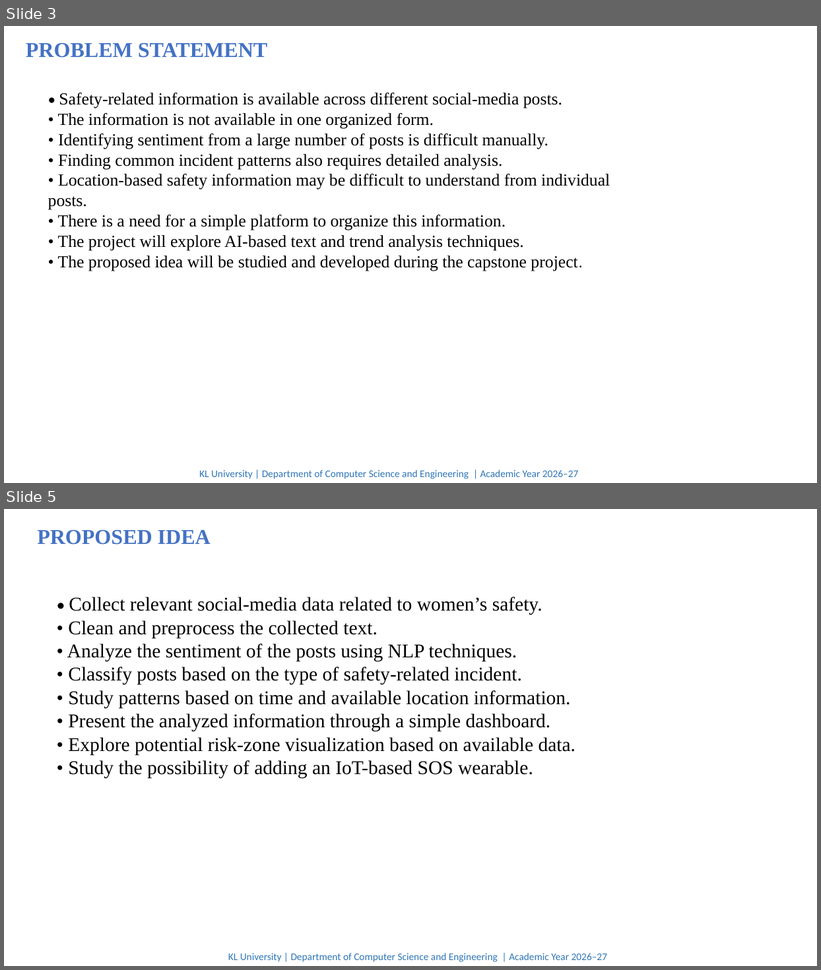
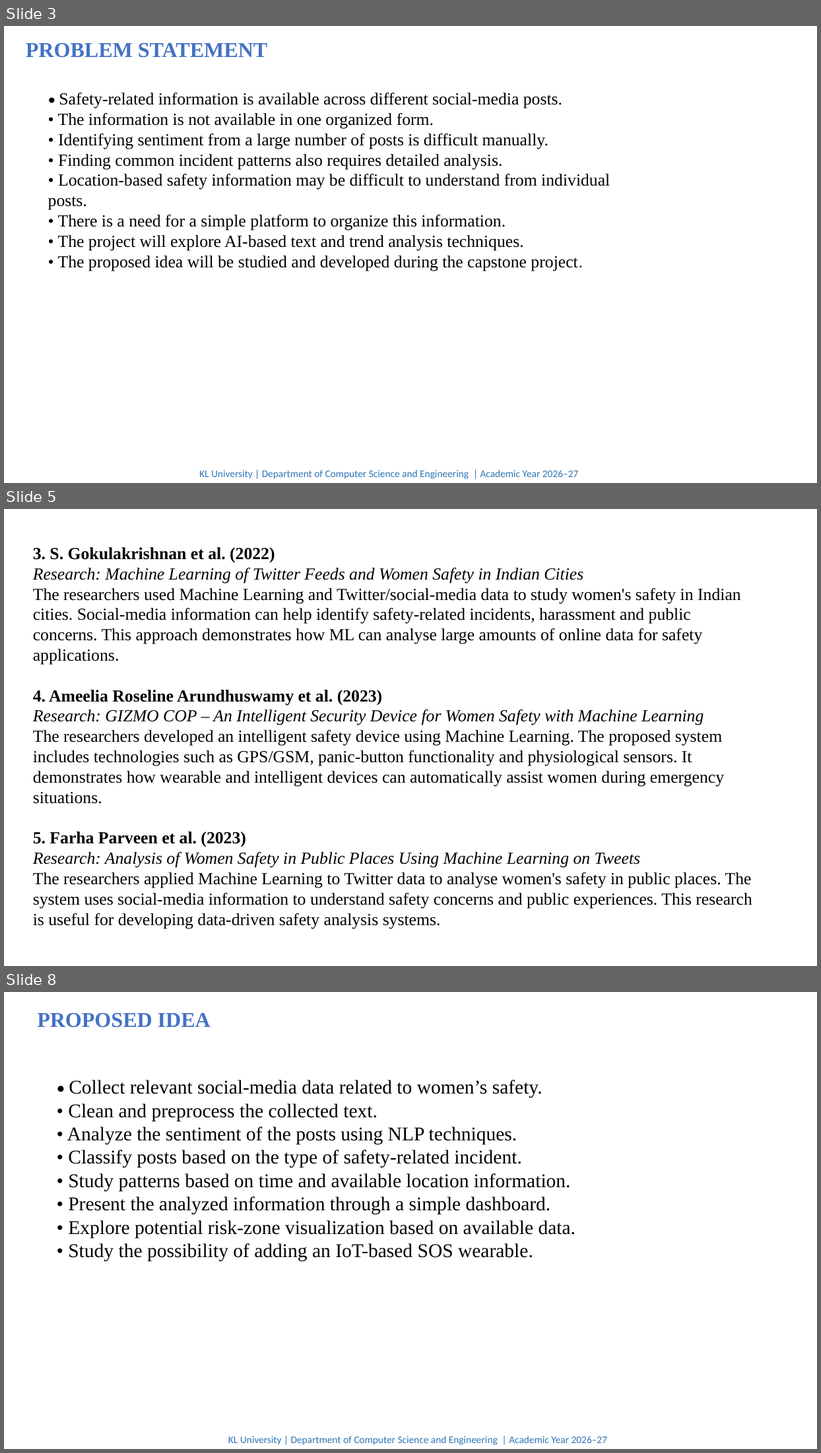
Before and after one commit to Sudheer-badam/CAPSTONE-PROJECT-BATCH-220, a slide deck: CAPSTONE PROJECT PPT-220-2 UPDATED.pptx. Shown one above the other, each under a label of ours: slides 3 and 5 before the commit, slides 3, 5 and 8 after it; the slides between them are not shown. The pictures are 821x970 and 821x1453 pixels, drawn with LibreOffice and Linux fonts; fonts in the diff are those of the drawing. Boxes give left, top, right and bottom in pixels: in the first picture for what was removed or moved away, otherwise in the second. Text is boxed around its words. In the diff, an @@ line names an element or a change of style, - is before the commit and + after.

Commit message:
Remove PPT and Research Paper upload/edit options, add customized Terms & Conditions modal, and update PPT

```diff
--- a/CAPSTONE PROJECT PPT-220-2 UPDATED.pptx
+++ b/CAPSTONE PROJECT PPT-220-2 UPDATED.pptx
@@ slide 5 added at [4,509,817,966], background #FFFFFF @@
@@ text added at [33,547,752,929], 20 pt, text #000000 @@
+3. S. Gokulakrishnan et al. (2022)
+Research: Machine Learning of Twitter Feeds and Women Safety in Indian Cities
+The researchers used Machine Learning and Twitter/social-media data to study women's safety in Indian cities. Social-media information can help identify safety-related incidents, harassment and public concerns. This approach demonstrates how ML can analyse large amounts of online data for safety applications.
+4. Ameelia Roseline Arundhuswamy et al. (2023)
+Research: GIZMO COP – An Intelligent Security Device for Women Safety with Machine Learning
+The researchers developed an intelligent safety device using Machine Learning. The proposed system includes technologies such as GPS/GSM, panic-button functionality and physiological sensors. It demonstrates how wearable and intelligent devices can automatically assist women during emergency situations.
+5. Farha Parveen et al. (2023)
+Research: Analysis of Women Safety in Public Places Using Machine Learning on Tweets
+The researchers applied Machine Learning to Twitter data to analyse women's safety in public places. The system uses social-media information to understand safety concerns and public experiences. This research is useful for developing data-driven safety analysis systems.
@@ what was slide 5 is now slide 8 @@
```
Also in this commit, not shown: 4 slides changed, 3 other slides added, 3 other files.
